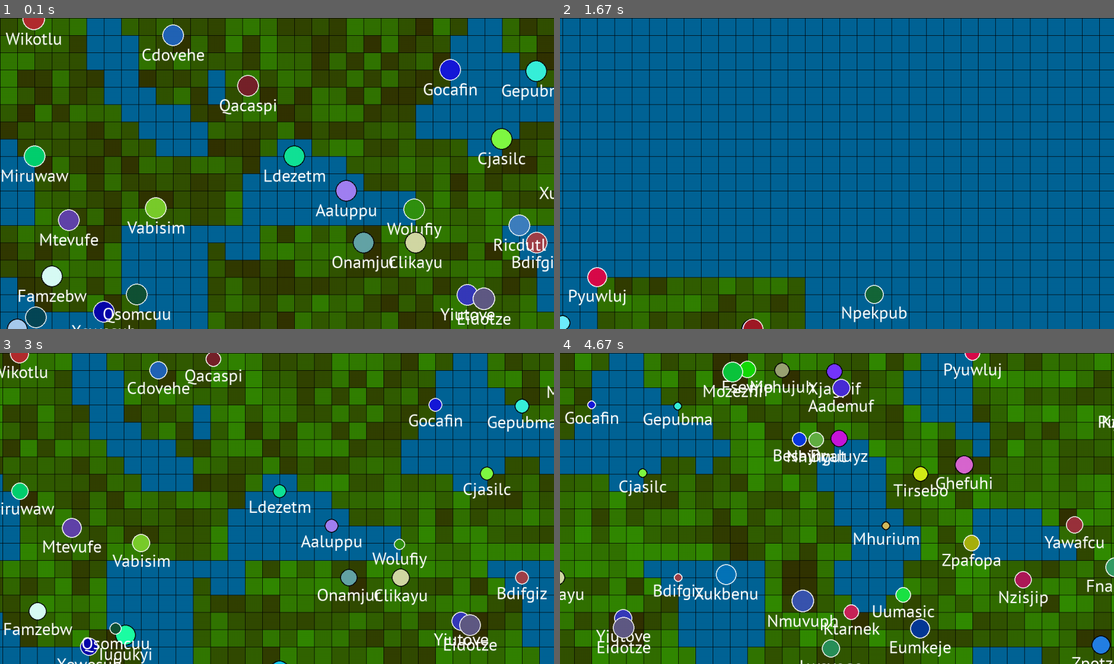
Above: before the commit, frames 1-4 (two rows, left to right).
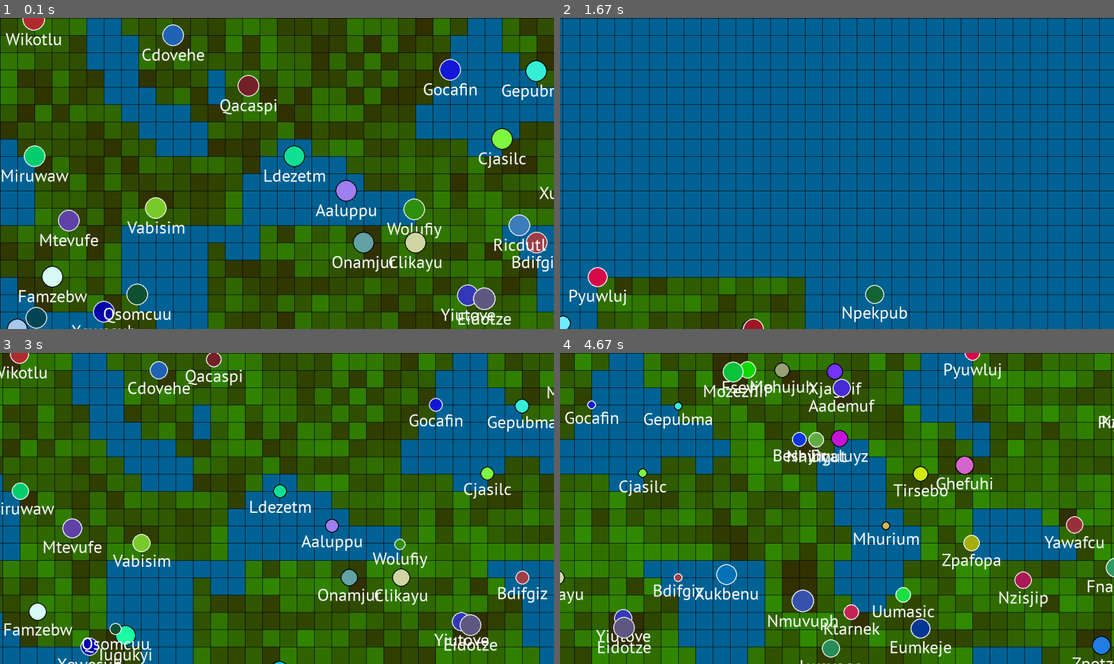
Above: after the commit, the same moments.

Repository: coding-lines/evolvers
Game: pygame game, started from Evolvers/run_v2.py
Same seed, same stepped clock (60 frames per second), same inputs: the game is played once before the commit and once after it.
Inputs:
- Up to frame 1 (0.1 s): no input
- Up to frame 2 (1.67 s): hold Right 0.33-0.8 s; hold Up 0.88-1.18 s; hold Right from 1.22 s (still down)
- Up to frame 3 (3 s): release Right at 1.68 s; hold Left 1.72-2.25 s; hold Down 2.28-2.58 s; hold Left from 2.62 s (still down)
- Up to frame 4 (4.67 s): release Left at 3.02 s; hold Up 3.05-3.42 s; hold Right 3.45-4.08 s; hold Down 4.12-4.48 s; hold Left from 4.52 s (still down)

The runs differ from the first frame. In frame 1, 1.5% of the frame differs, in the area x 1-95%, y 0-100%; in frame 2, 0.5%; in frame 3, 3.2%, in the area x 0-100%, y 0-100%; in frame 4, 2.2%.

Commit message:
Enable backwards compatibility to pygame version 1.x (version 2 still strongly recommended)

Diff:
--- a/Evolvers/Renderer.py
+++ b/Evolvers/Renderer.py
@@ -76,7 +76,7 @@
 
         for creature in creatures:
             size = round(((creature.energy + 50) * camera.z * self.scaling) // 250)
-            pos = [(creature.x - camera.x) * self.scaling * camera.z, (creature.y - camera.y) * self.scaling * camera.z]
+            pos = [round((creature.x - camera.x) * self.scaling * camera.z), round((creature.y - camera.y) * self.scaling * camera.z)]
 
             pygame.draw.circle(screen, creature.background_color, pos, size + 2)
             pygame.draw.circle(screen, creature.color, pos, size)
